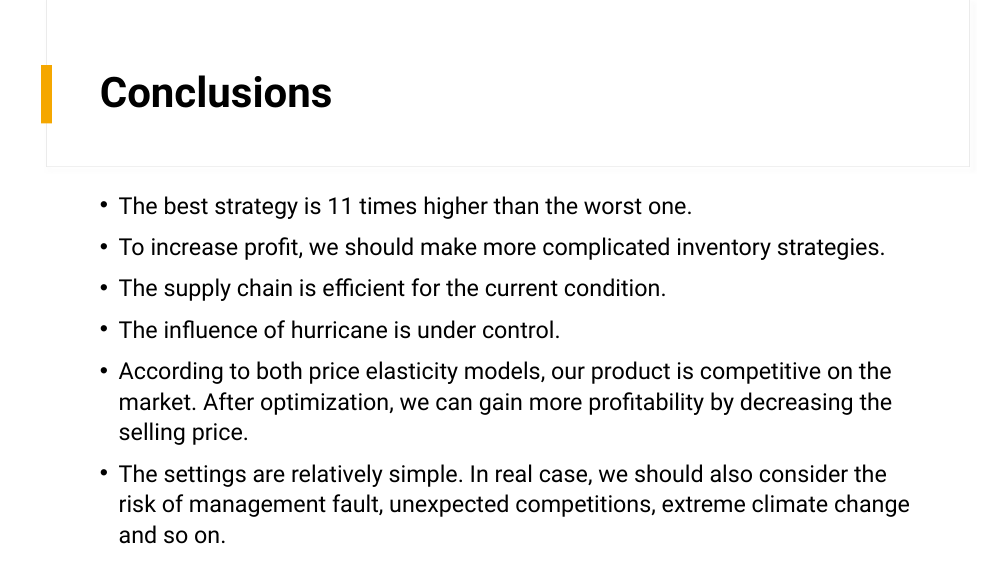
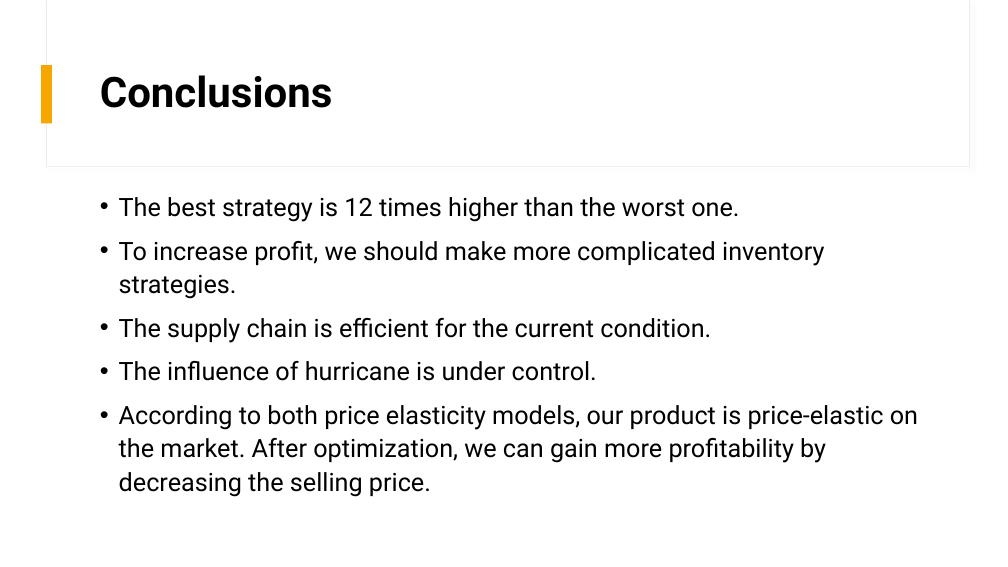
Before and after one commit to r50206v/E4404-Simulation-Project, a slide deck: slide 23 of presentation.pptx. Drawn at 1008x567 pixels with LibreOffice and Linux fonts; fonts in the diff are those of the drawing. Boxes give left, top, right and bottom in pixels: in the first picture for what was removed or moved away, otherwise in the second. Text is boxed around its words. In the diff, an @@ line names an element or a change of style, - is before the commit and + after.

Commit message:
[FEATURE] powerpoint change

```diff
--- a/presentation.pptx
+++ b/presentation.pptx
@@ text at [119, 197, 739, 222]: text changed; size 22.2 to 24 pt @@
-• The best strategy is 11 times higher than the worst one.
+• The best strategy is 12 times higher than the worst one.
@@ text at [119, 241, 824, 381]: size 22.2 to 24 pt in "To increase profit, we should make more ...", "The supply chain is efficient for the ...", "The influence of hurricane is under control." @@
@@ text at [119, 405, 918, 497]: text changed; size 22.2 to 24 pt @@
-• According to both price elasticity models, our product is competitive on the market. After optimization, we can gain more profitability by decreasing the selling price.
-• The settings are relatively simple. In real case, we should also consider the risk of management fault, unexpected competitions, extreme climate change and so on.
+• According to both price elasticity models, our product is price-elastic on the market. After optimization, we can gain more profitability by decreasing the selling price.
```
Also in this commit, not shown: 4 other slides changed.
